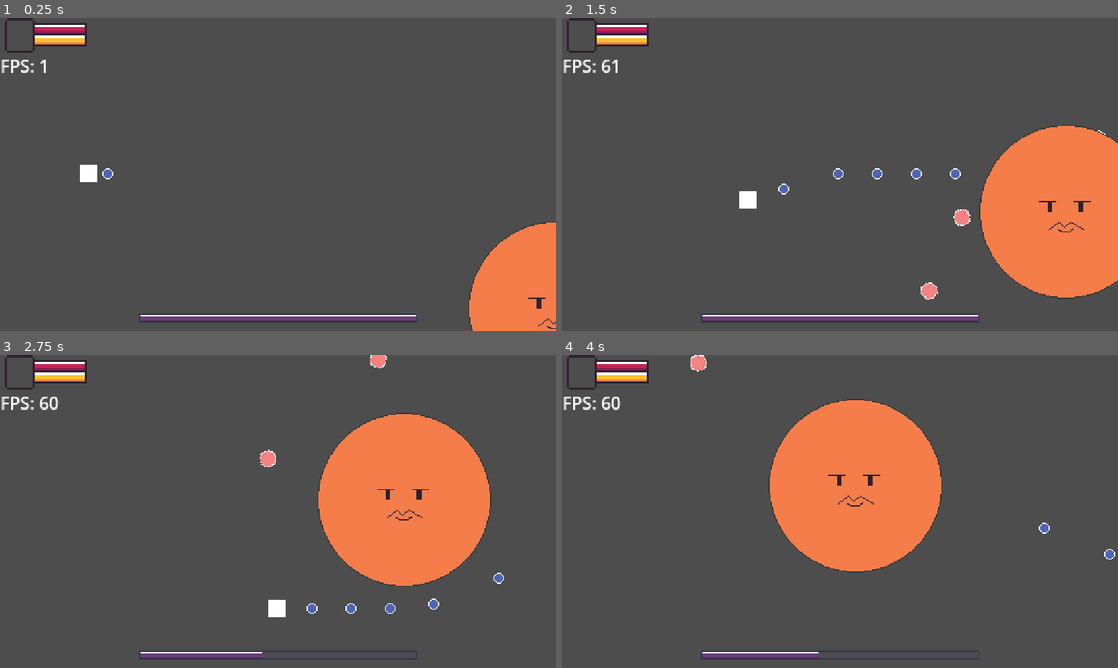
Above: before the commit, frames 1-4 (two rows, left to right).
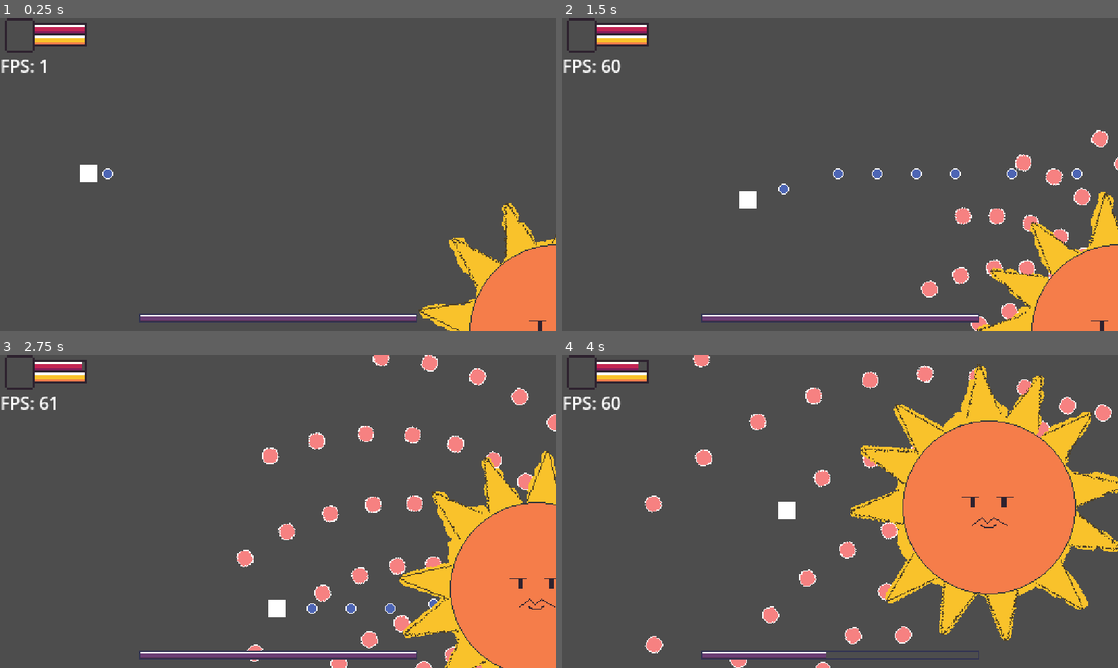
Above: after the commit, the same moments.

Repository: Amanda-Furtado/Bullet-Hell-Jam-5
Game: Godot game, scene res://Game/Worlds/TheSunLevel.tscn
Same seed, same stepped clock (60 frames per second), same inputs: the game is played once before the commit and once after it.
Inputs:
- Up to frame 1 (0.25 s): no input
- Up to frame 2 (1.5 s): hold D (right_key) 0.53-1.28 s; hold S (down_key) from 1.28 s (still down)
- Up to frame 3 (2.75 s): release S (down_key) at 2.03 s; hold D (right_key) from 2.03 s (still down)
- Up to frame 4 (4 s): release D (right_key) at 2.78 s; hold W (up_key) 2.78-3.53 s; hold A (left_key) from 3.53 s (still down)

The runs differ from the first frame. In frame 1, 2.7% of the frame differs, in the area x 75-100%, y 59-100%; in frame 2, 13%; in frame 3, 27%; in frame 4, 33%, in the area x 13-100%, y 0-100%.

Commit message:
sun phase1

Diff:
--- a/Game/Bosses/The Sun/Scripts/TheSun.gd
+++ b/Game/Bosses/The Sun/Scripts/TheSun.gd
@@ -6,6 +6,7 @@
 
 #DAMAGE CONTROL
 @onready var stats = $Stats
+@onready var fire_sprite = $FireSprite
 
 #EFFECTS
 @onready var destroyed_effect = $DestroyedEffect
@@ -21,15 +22,25 @@
 @export var barrel_origin: Node2D
 
 var can_shoot: bool = true
+var number_of_shoots: int = 12
+
+#MOVEMENT
+var rotate_way: float = 0.01
 
 
 func _ready() -> void:
 	get_parent().in_right.connect(func():
-		round_shoot())
+		rotate_way = 0.01
+		straight_shoot()
+		)
 	get_parent().in_mid.connect(func():
-		round_shoot())
+		rotate_way = 0
+		straight_shoot()
+		)
 	get_parent().in_left.connect(func():
-		round_shoot())
+		rotate_way = -0.01
+		straight_shoot()
+		)
 
 
 func _process(delta: float) -> void:
@@ -38,11 +49,10 @@
 
 
 func _physics_process(delta: float) -> void:
-	#rotate(0.05)
-	pass
+	fire_sprite.rotate(rotate_way)
 
 
-func round_shoot() -> void:
+func shoot() -> void:
 	if can_shoot:
 		can_shoot = false
 		for i in bullet_count:
@@ -50,15 +60,31 @@
 			new_bullet.position = barrel_origin.global_position if barrel_origin else global_position
 
 			if bullet_count == 1:
-				new_bullet.rotation = global_rotation
+				# new_bullet.rotation = global_rotation -> reto sempre
+				new_bullet.rotation = fire_sprite.global_rotation
 			else:
 				var arc_rad = deg_to_rad(arc)
 				var increment = arc_rad / (bullet_count - 1)
 				new_bullet.global_rotation = (
-					global_rotation +
+					# global_rotation + -> reto sempre
+					fire_sprite.global_rotation +
 					increment * i -
 					arc_rad / 2
 				)
 			get_tree().root.call_deferred("add_child", new_bullet)
 		await get_tree().create_timer(1 / fire_rate).timeout
 		can_shoot = true
+
+
+func straight_shoot() -> void:
+	var counter = 0
+	while counter < number_of_shoots:
+		await shoot()
+		counter += 1
+
+
+func zig_zag_shoot() -> void:
+	var counter = 0
+	while counter < number_of_shoots:
+		await shoot()
+		counter += 1
--- a/Game/Bosses/The Sun/TheSun.tscn
+++ b/Game/Bosses/The Sun/TheSun.tscn
@@ -1,10 +1,11 @@
-[gd_scene load_steps=18 format=3 uid="uid://bdjjd164d8wkp"]
+[gd_scene load_steps=20 format=3 uid="uid://bdjjd164d8wkp"]
 
 [ext_resource type="Script" path="res://Game/Bosses/The Sun/Scripts/TheSun.gd" id="1_armbd"]
 [ext_resource type="Texture2D" uid="uid://c5guvlq1paktf" path="res://Assets/Bosses/The Sun/the_sun_spr.png" id="1_g8y6g"]
 [ext_resource type="Script" path="res://Components/Damage/Hitbox.gd" id="2_17tsh"]
 [ext_resource type="PackedScene" uid="uid://5eta8ma416jg" path="res://Game/Bullets/boss sun bullets/sun_bullet.tscn" id="2_32rh5"]
 [ext_resource type="Script" path="res://Components/Damage/Hurtbox.gd" id="3_53ufp"]
+[ext_resource type="Texture2D" uid="uid://cas8nu7q2ksum" path="res://Assets/Bosses/The Sun/sunfire_spr.png" id="3_i7ljl"]
 [ext_resource type="Script" path="res://Components/Stats/Stats.gd" id="4_gl2ej"]
 [ext_resource type="Script" path="res://Components/Damage/Hurt.gd" id="5_cgnge"]
 [ext_resource type="Script" path="res://Components/Effects/destroyed_effect.gd" id="6_3rayb"]
@@ -16,6 +17,17 @@
 [ext_resource type="Script" path="res://Components/Effects/scale_effect.gd" id="12_36ffa"]
 
 [sub_resource type="SpriteFrames" id="SpriteFrames_fd87p"]
+animations = [{
+"frames": [{
+"duration": 1.0,
+"texture": ExtResource("3_i7ljl")
+}],
+"loop": false,
+"name": &"default",
+"speed": 5.0
+}]
+
+[sub_resource type="SpriteFrames" id="SpriteFrames_o2aq1"]
 animations = [{
 "frames": [{
 "duration": 1.0,
@@ -41,8 +53,13 @@
 fire_rate = 5.0
 barrel_origin = NodePath(".")
 
-[node name="Sprite" type="AnimatedSprite2D" parent="."]
+[node name="FireSprite" type="AnimatedSprite2D" parent="."]
 sprite_frames = SubResource("SpriteFrames_fd87p")
+autoplay = "default"
+
+[node name="FaceSprite" type="AnimatedSprite2D" parent="."]
+sprite_frames = SubResource("SpriteFrames_o2aq1")
+autoplay = "default"
 
 [node name="Hitbox" type="Area2D" parent="."]
 collision_layer = 0
@@ -86,16 +103,16 @@
 
 [node name="ShakeEffect" type="Node" parent="." node_paths=PackedStringArray("node_to_shake")]
 script = ExtResource("9_jemqy")
-node_to_shake = NodePath("../Sprite")
+node_to_shake = NodePath("../FaceSprite")
 
 [node name="FlashEffect" type="Node" parent="." node_paths=PackedStringArray("sprite")]
 script = ExtResource("10_bxscl")
 flash_material = ExtResource("11_lqcfe")
-sprite = NodePath("../Sprite")
+sprite = NodePath("../FaceSprite")
 flash_duration = 0.05
 
 [node name="ScaleEffect" type="Node" parent="." node_paths=PackedStringArray("sprite")]
 script = ExtResource("12_36ffa")
-sprite = NodePath("../Sprite")
+sprite = NodePath("../FaceSprite")
 scale_amount = Vector2(1.1, 1.1)
 scale_duration = 0.2
--- a/Game/Worlds/TheSunLevel.tscn
+++ b/Game/Worlds/TheSunLevel.tscn
@@ -113,7 +113,7 @@
 rotates = false
 loop = false
 script = ExtResource("5_swusq")
-speed = 0.12
+speed = 0.15
 
 [node name="TheSun" parent="Path2D/PathFollow2D" instance=ExtResource("3_n28pe")]
 rotation = 1.5708
--- a/Game/Worlds/sun_path_follow.gd
+++ b/Game/Worlds/sun_path_follow.gd
@@ -7,13 +7,19 @@
 
 @onready var point_timer = $pointTimer
 
+@export var speed: float = 0.1
 
-@export var speed: float = 0.1
+@export var right_interval: float = 2.0
+@export var mid_interval: float = 3.0
+@export var left_interval: float = 2.0
+
+
 var initial_speed: float
 
 
 func _ready() -> void:
 	initial_speed = speed
+	speed = 0
 
 	in_right.connect(func():
 		point_timer.start()
@@ -22,7 +28,7 @@
 		point_timer.start()
 		print("l"))
 	in_mid.connect(func():
-		point_timer.start(3.5)
+		point_timer.start(mid_interval + 0.5)
 		print("m"))
 
 
@@ -41,7 +47,7 @@
 func right_point() -> void:
 	if point_timer.time_left == 0:
 		in_right.emit()
-	await get_tree().create_timer(2.0).timeout
+	await get_tree().create_timer(right_interval).timeout
 	speed = initial_speed
 
 
@@ -49,12 +55,12 @@
 	if point_timer.time_left == 0:
 		in_mid.emit()
 		set_process(false)
-		await get_tree().create_timer(3.0).timeout
+		await get_tree().create_timer(mid_interval).timeout
 		set_process(true)
 
 
 func left_point() -> void:
 	if point_timer.time_left == 0:
 		in_left.emit()
-	await get_tree().create_timer(2.0).timeout
+	await get_tree().create_timer(left_interval).timeout
 	speed = -initial_speed
Binary file added: Assets/Bosses/The Sun/sunfire_spr.png
Not shown, added: Assets/Bosses/The Sun/sunfire_spr.png.import
